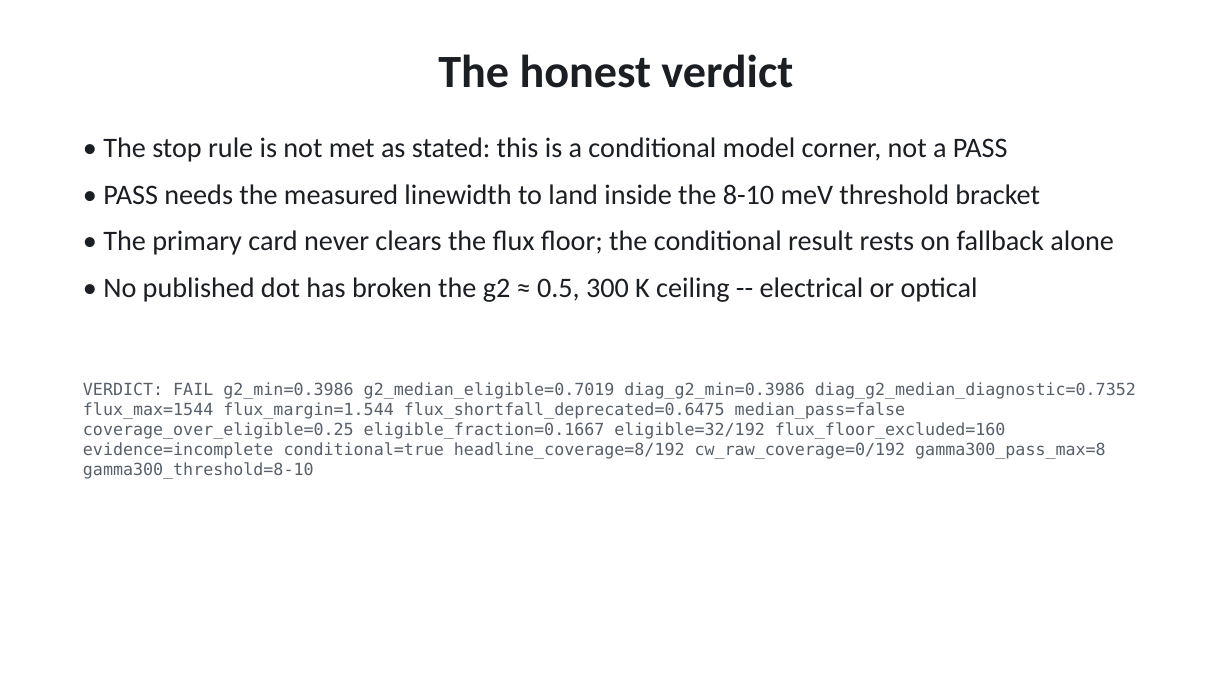
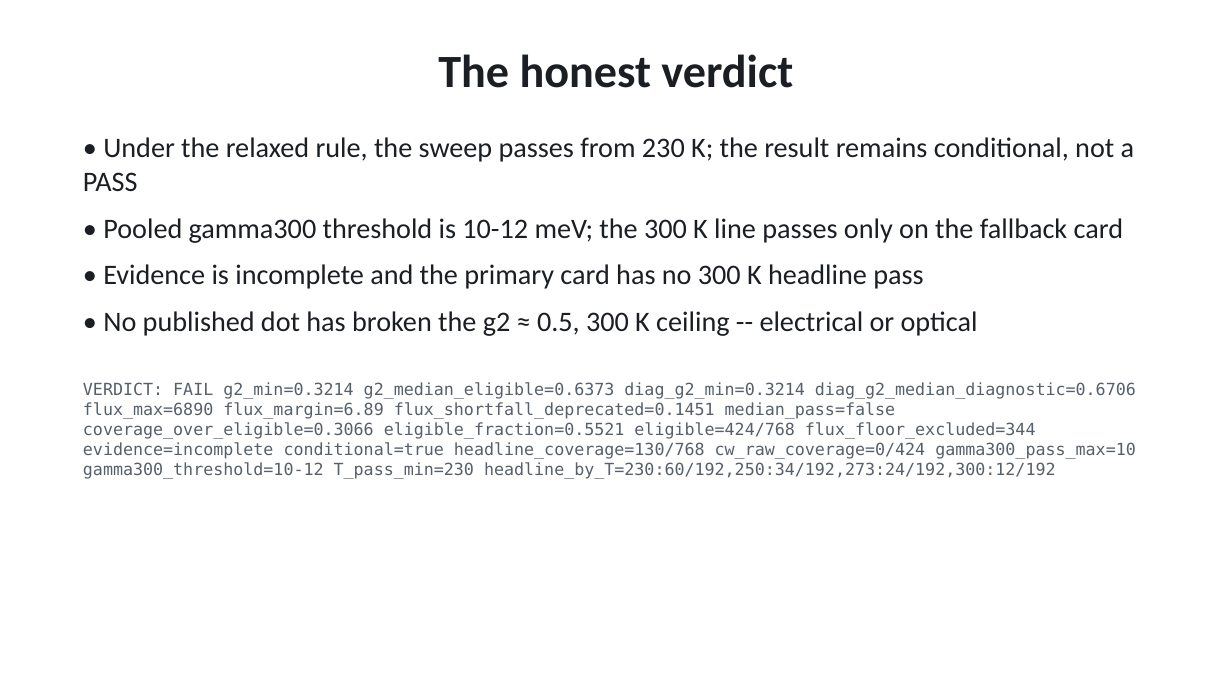
Before and after one commit to Alpharceus/qd-photon-sim, a slide deck: slide 18 of out/presentation/qd_edge_sps.pptx. Drawn at 1232x693 pixels with LibreOffice and Linux fonts; fonts in the diff are those of the drawing. Boxes give left, top, right and bottom in pixels: in the first picture for what was removed or moved away, otherwise in the second. Text is boxed around its words. In the diff, an @@ line names an element or a change of style, - is before the commit and + after.

```diff
--- a/out/presentation/qd_edge_sps.pptx
+++ b/out/presentation/qd_edge_sps.pptx
@@ text at [83, 137, 1135, 289]: text changed @@
-• The stop rule is not met as stated: this is a conditional model corner, not a PASS
-• PASS needs the measured linewidth to land inside the 8-10 meV threshold bracket
-• The primary card never clears the flux floor; the conditional result rests on fallback alone
+• Under the relaxed rule, the sweep passes from 230 K; the result remains conditional, not a PASS
+• Pooled gamma300 threshold is 10-12 meV; the 300 K line passes only on the fallback card
+• Evidence is incomplete and the primary card has no 300 K headline pass
@@ text at [83, 382, 1136, 479]: text changed @@
-VERDICT: FAIL g2_min=0.3986 g2_median_eligible=0.7019 diag_g2_min=0.3986 diag_g2_median_diagnostic=0.7352 flux_max=1544 flux_margin=1.544 flux_shortfall_deprecated=0.6475 median_pass=false coverage_over_eligible=0.25 eligible_fraction=0.1667 eligible=32/192 flux_floor_excluded=160 evidence=incomplete conditional=true headline_coverage=8/192 cw_raw_coverage=0/192 gamma300_pass_max=8 gamma300_threshold=8-10
+VERDICT: FAIL g2_min=0.3214 g2_median_eligible=0.6373 diag_g2_min=0.3214 diag_g2_median_diagnostic=0.6706 flux_max=6890 flux_margin=6.89 flux_shortfall_deprecated=0.1451 median_pass=false coverage_over_eligible=0.3066 eligible_fraction=0.5521 eligible=424/768 flux_floor_excluded=344 evidence=incomplete conditional=true headline_coverage=130/768 cw_raw_coverage=0/424 gamma300_pass_max=10 gamma300_threshold=10-12 T_pass_min=230 headline_by_T=230:60/192,250:34/192,273:24/192,300:12/192
```
Also in this commit, not shown: 4 other slides changed, 7 other files.
